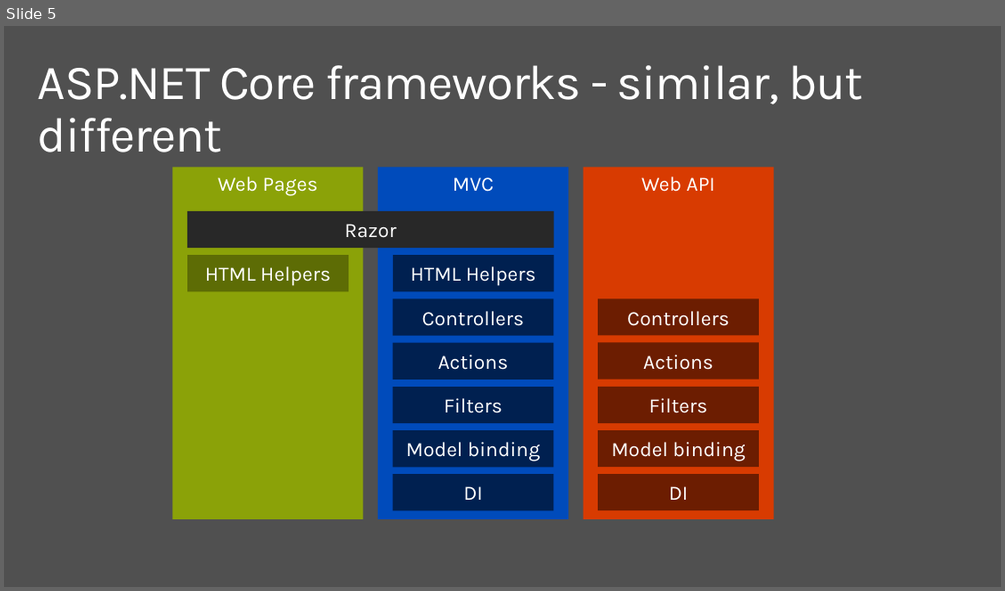
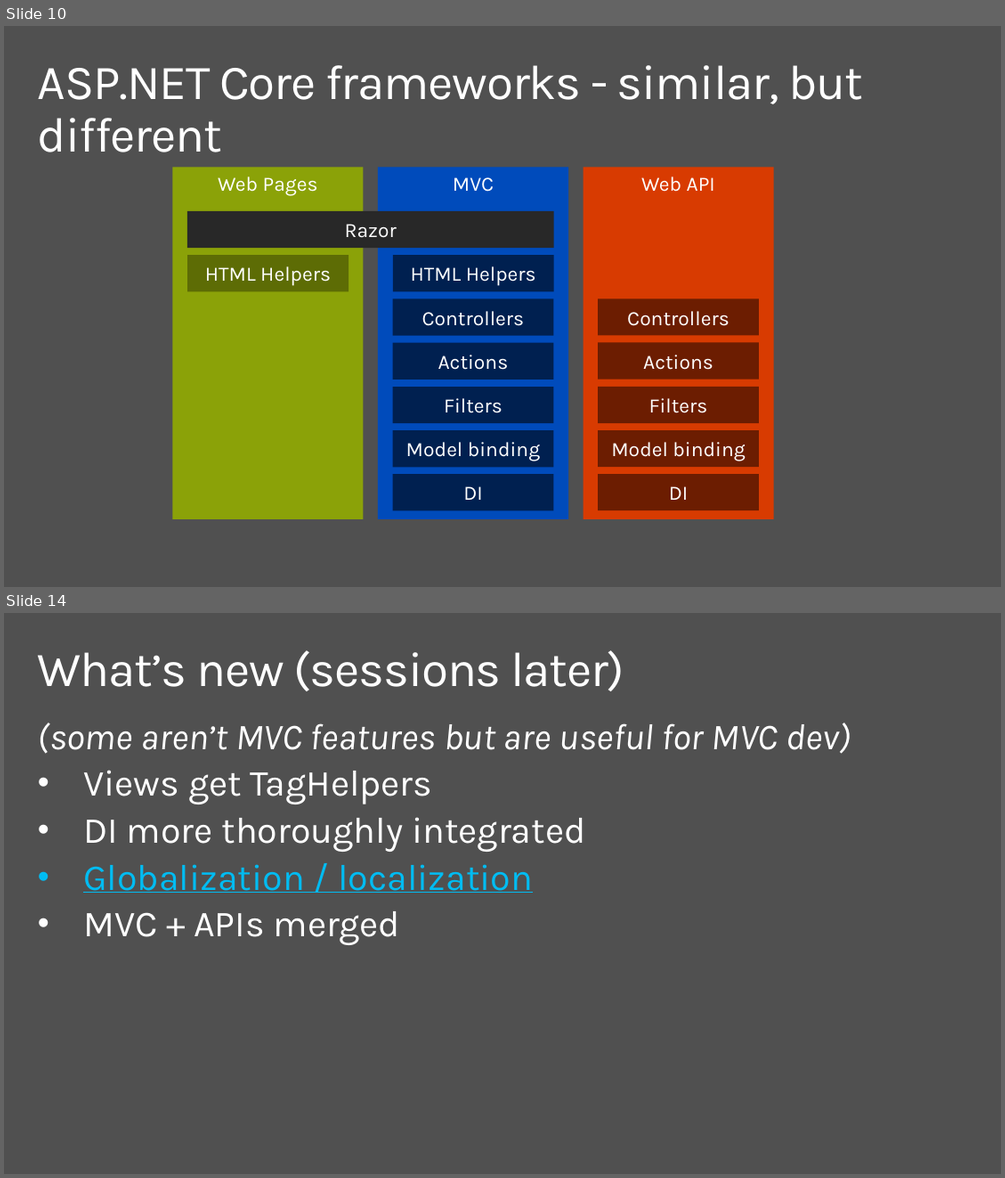
Before and after one commit to dotnet-presentations/dotnetcore-workshop, a slide deck: 2-Web-Dev/netcore-workshop-webdev.pptx. Shown one above the other, each under a label of ours: slide 5 before the commit, slides 10 and 14 after it; the slides between them are not shown. The pictures are 1005x591 and 1005x1178 pixels, drawn with LibreOffice and Linux fonts; fonts in the diff are those of the drawing; background and template pictures are left out. Boxes give left, top, right and bottom in pixels: in the first picture for what was removed or moved away, otherwise in the second. Text is boxed around its words. In the diff, an @@ line names an element or a change of style, - is before the commit and + after.

```diff
--- a/2-Web-Dev/netcore-workshop-webdev.pptx
+++ b/2-Web-Dev/netcore-workshop-webdev.pptx
@@ slide 14 added at (4,613,1001,1174), background #505050 @@
@@ title added at (38,650,624,691), 48 pt, text #FFFFFF @@
+What’s new (sessions later)
@@ text added at (38,722,850,945), 36 pt, text #FFFFFF @@
+(some aren’t MVC features but are useful for MVC dev)
+• Views get TagHelpers
+• DI more thoroughly integrated
+• Globalization / localization
+• MVC + APIs merged
@@ what was slide 5 is now slide 10 @@
```
Also in this commit, not shown: 1 slide changed, 16 other slides added.
